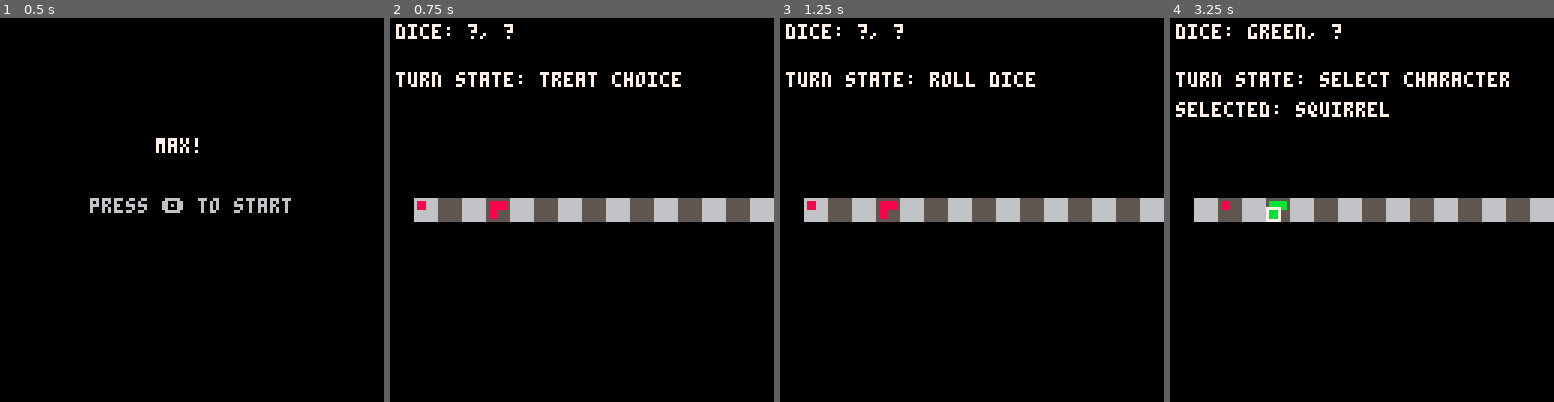
Above: before the commit, frames 1-4 (left to right).
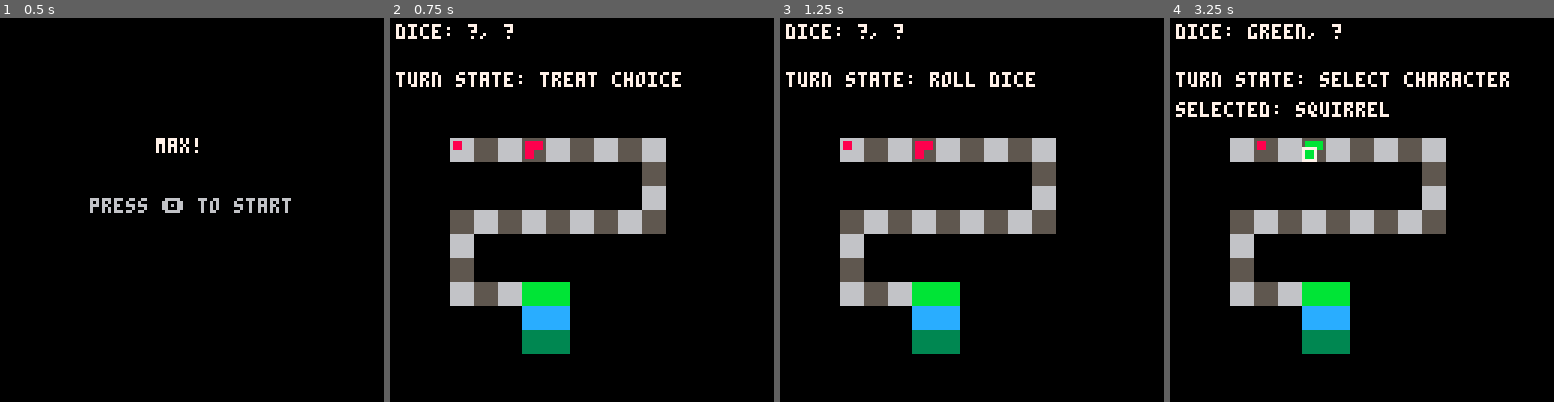
Above: after the commit, the same moments.

Repository: marijnio/pico-max-port
Game: PICO-8 cartridge max.p8
The game is run twice, just before and just after one commit, with the same random seed, the same clock (stepped at 60 frames per second) and the same inputs.
Inputs:
- Up to frame 1 (0.5 s): tap X (X key) at 0.33 s
- Up to frame 2 (0.75 s): tap O (Z key) at 0.7 s
- Up to frame 3 (1.25 s): tap X (X key) at 1.07 s
- Up to frame 4 (3.25 s): hold Right 1.6-2.1 s; tap O (Z key) every 0.4 s from 1.7 to 2.9 s; tap X (X key) at 1.85, 2.97 s; hold Right 2.47-3.03 s; hold Left from 3.08 s (still down)

Frame 1 is identical in both runs. In frame 2, 15% of the frame differs, in the area x 6-100%, y 31-88%; in frame 3, 15%; in frame 4, 15%.

Commit message:
Gives the board a structure with segments that take turns

Diff:
--- a/board.lua
+++ b/board.lua
@@ -1,12 +1,54 @@
 -- board.lua
 
--- number of tiles on the board
-BOARD_SIZE = 15
+TILE_SIZE = 8
+BOARD_MAIN_SIZE = 25
+
+function build_board_path(start_x, start_y, segments)
+    local path = {}
+    local x = start_x
+    local y = start_y
+
+    add(path, {x=x, y=y})
+
+    for segment in all(segments) do
+        for i=1,segment.len do
+            x += segment.dx * TILE_SIZE
+            y += segment.dy * TILE_SIZE
+            add(path, {x=x, y=y})
+        end
+    end
+
+    if #path ~= BOARD_MAIN_SIZE then
+        printh("board path size mismatch: "..#path.." (expected "..BOARD_MAIN_SIZE..")")
+    end
+
+    return path
+end
 
 function init_board()
-    -- simple board as a placeholder
-    board = {}
-    for i=1,15 do
-        board[i] = {x=i*8, y=60}
-    end
+    -- 25-tile main track with turns (1 start tile + 24 moved tiles)
+    local segments = {
+        {dx=1,  dy=0, len=8}, -- right
+        {dx=0,  dy=1, len=3}, -- down
+        {dx=-1, dy=0, len=8}, -- left
+        {dx=0,  dy=1, len=3}, -- down
+        {dx=1,  dy=0, len=2}  -- right (finish area)
+    }
+    board = build_board_path(20, 40, segments)
+
+    -- destination lanes beyond the main 25-tile path
+    critter_end_tiles = {
+        mouse = {
+            {x=44, y=88},
+            {x=52, y=88}
+        },
+        bird = {
+            {x=44, y=96},
+            {x=52, y=96}
+        },
+        squirrel = {
+            {x=44, y=104},
+            {x=52, y=104}
+        }
+    }
 end
--- a/game.lua
+++ b/game.lua
@@ -275,9 +275,18 @@
 function draw_game()
   cls()
   -- draw board tiles
-  for i=1,BOARD_SIZE do
+  for i=1,#board do
       local tile_col = (i % 2 == 0) and 5 or 6
       rectfill(board[i].x, board[i].y, board[i].x+7, board[i].y+7, tile_col)
+  end
+  if critter_end_tiles then
+    local lane_col = {mouse=11, bird=12, squirrel=3}
+    for name, tiles in pairs(critter_end_tiles) do
+      local col = lane_col[name] or 13
+      for tile in all(tiles) do
+        rectfill(tile.x, tile.y, tile.x+7, tile.y+7, col)
+      end
+    end
   end
 
   local selected = get_selected_char()
--- a/output/board_out.lua
+++ b/output/board_out.lua
@@ -1,12 +1,54 @@
 
 
+TILE_SIZE = 8
+BOARD_MAIN_SIZE = 25
 
-BOARD_SIZE = 15
+function build_board_path(start_x, start_y, segments)
+    local path = {}
+    local x = start_x
+    local y = start_y
+
+    add(path, {x=x, y=y})
+
+    for segment in all(segments) do
+        for i=1,segment.len do
+            x += segment.dx * TILE_SIZE
+            y += segment.dy * TILE_SIZE
+            add(path, {x=x, y=y})
+        end
+    end
+
+    if #path ~= BOARD_MAIN_SIZE then
+        printh("board path size mismatch: "..#path.." (expected "..BOARD_MAIN_SIZE..")")
+    end
+
+    return path
+end
 
 function init_board()
 
-    board = {}
-    for i=1,15 do
-        board[i] = {x=i*8, y=60}
-    end
+    local segments = {
+        {dx=1,  dy=0, len=8},
+        {dx=0,  dy=1, len=3},
+        {dx=-1, dy=0, len=8},
+        {dx=0,  dy=1, len=3},
+        {dx=1,  dy=0, len=2}
+    }
+    board = build_board_path(20, 40, segments)
+
+
+    critter_end_tiles = {
+        mouse = {
+            {x=44, y=88},
+            {x=52, y=88}
+        },
+        bird = {
+            {x=44, y=96},
+            {x=52, y=96}
+        },
+        squirrel = {
+            {x=44, y=104},
+            {x=52, y=104}
+        }
+    }
 end
--- a/output/game_out.lua
+++ b/output/game_out.lua
@@ -275,9 +275,18 @@
 function draw_game()
   cls()
 
-  for i=1,BOARD_SIZE do
+  for i=1,#board do
       local tile_col = (i % 2 == 0) and 5 or 6
       rectfill(board[i].x, board[i].y, board[i].x+7, board[i].y+7, tile_col)
+  end
+  if critter_end_tiles then
+    local lane_col = {mouse=11, bird=12, squirrel=3}
+    for name, tiles in pairs(critter_end_tiles) do
+      local col = lane_col[name] or 13
+      for tile in all(tiles) do
+        rectfill(tile.x, tile.y, tile.x+7, tile.y+7, col)
+      end
+    end
   end
 
   local selected = get_selected_char()
